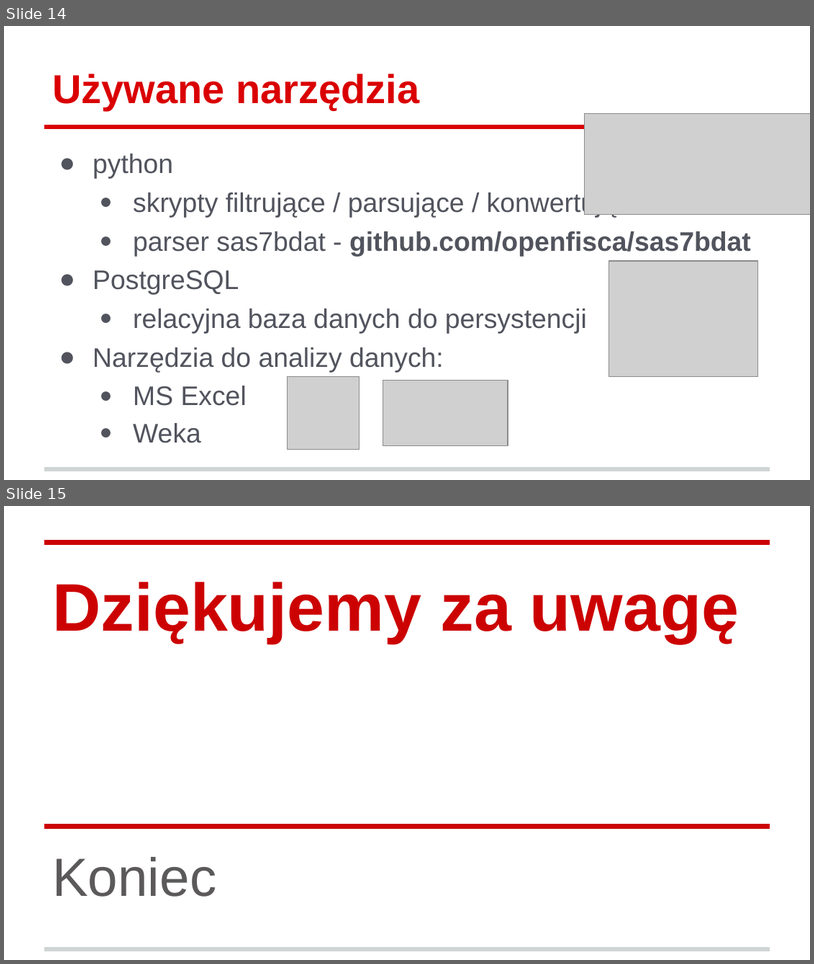
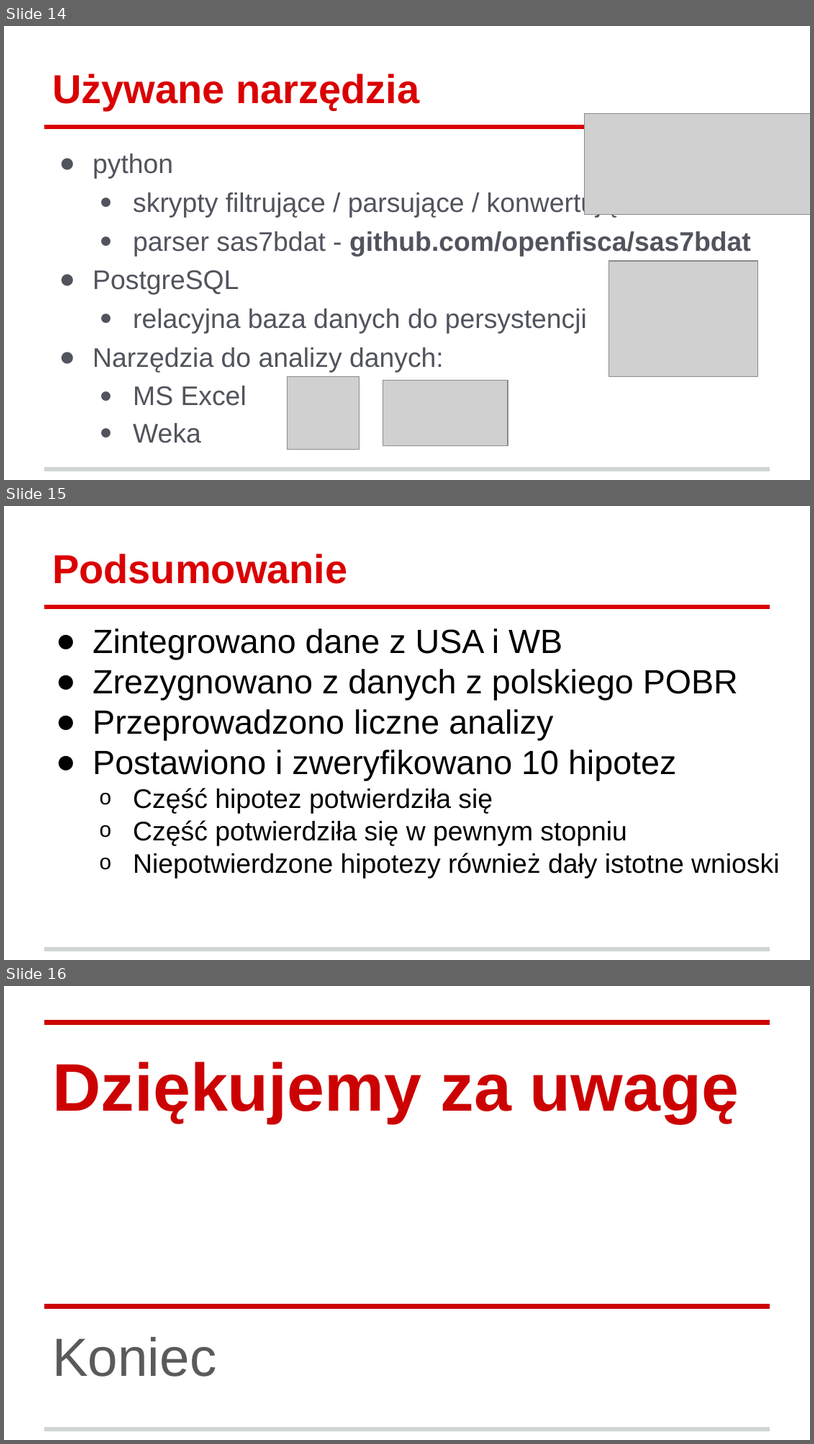
Before and after one commit to lopiola/integracja_wypadki, a slide deck: dokumentacja/dokumentacja_ostateczna/Prezentacja 2.pptx. Shown one above the other, each under a label of ours: slides 14 and 15 before the commit, slides 14, 15 and 16 after it. The pictures are 814x964 and 814x1444 pixels, drawn with LibreOffice and Linux fonts; fonts in the diff are those of the drawing; grey boxes stand for pictures. Boxes give left, top, right and bottom in pixels: in the first picture for what was removed or moved away, otherwise in the second. Text is boxed around its words. In the diff, an @@ line names an element or a change of style, - is before the commit and + after.

```diff
--- a/dokumentacja/dokumentacja_ostateczna/Prezentacja 2.pptx
+++ b/dokumentacja/dokumentacja_ostateczna/Prezentacja 2.pptx
@@ slide 15 added at <box>4,506,810,960</box>, background #FFFFFF; not listed: 2 template elements that a slide beside it also shows @@
@@ title added at <box>52,554,347,584</box>, 36 pt, text #DA0002, bold @@
+Podsumowanie
@@ text added at <box>93,628,779,878</box>, 30 pt, text #000000 @@
+● Zintegrowano dane z USA i WB
+● Zrezygnowano z danych z polskiego POBR
+● Przeprowadzono liczne analizy
+● Postawiono i zweryfikowano 10 hipotez
+  o Część hipotez potwierdziła się
+  o Część potwierdziła się w pewnym stopniu
+  o Niepotwierdzone hipotezy również dały istotne wnioski
@@ what was slide 15 is now slide 16 @@
```
Also in this commit, not shown: 1 other file.
